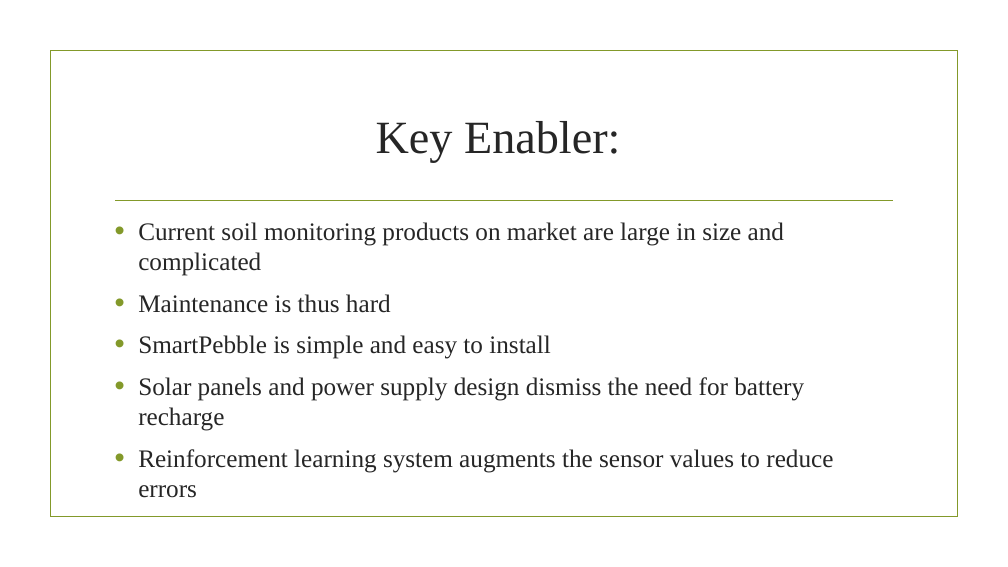
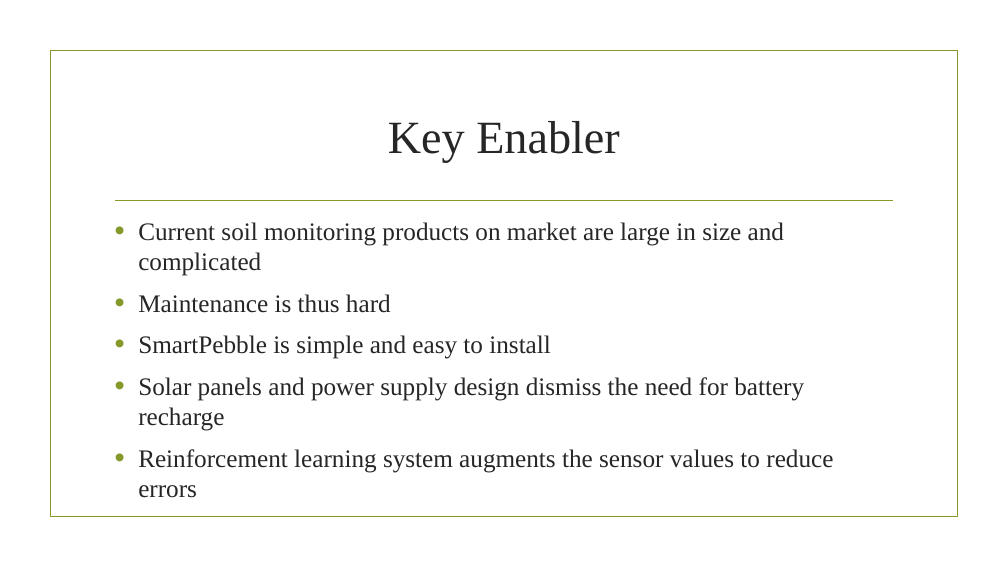
Before and after one commit to johnkmj/tufts_comp50_shared, a slide deck: slide 5 of HW1.pptx. Drawn at 1008x567 pixels with LibreOffice and Linux fonts; fonts in the diff are those of the drawing; background and template pictures are left out. Boxes give left, top, right and bottom in pixels: in the first picture for what was removed or moved away, otherwise in the second. Text is boxed around its words. In the diff, an @@ line names an element or a change of style, - is before the commit and + after.

```diff
--- a/HW1.pptx
+++ b/HW1.pptx
@@ title at [388,121,620,162]: text changed @@
-Key Enabler:
+Key Enabler
```
Also in this commit, not shown: 2 other slides changed.
